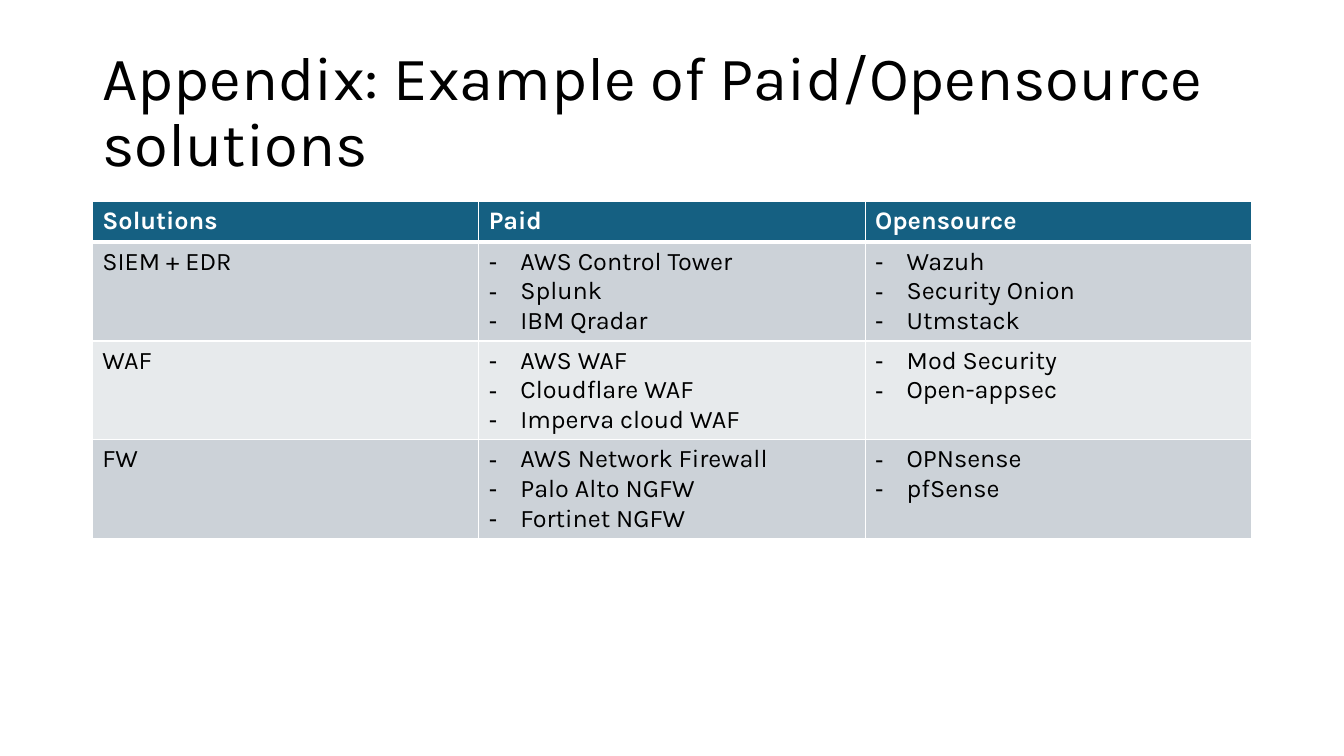
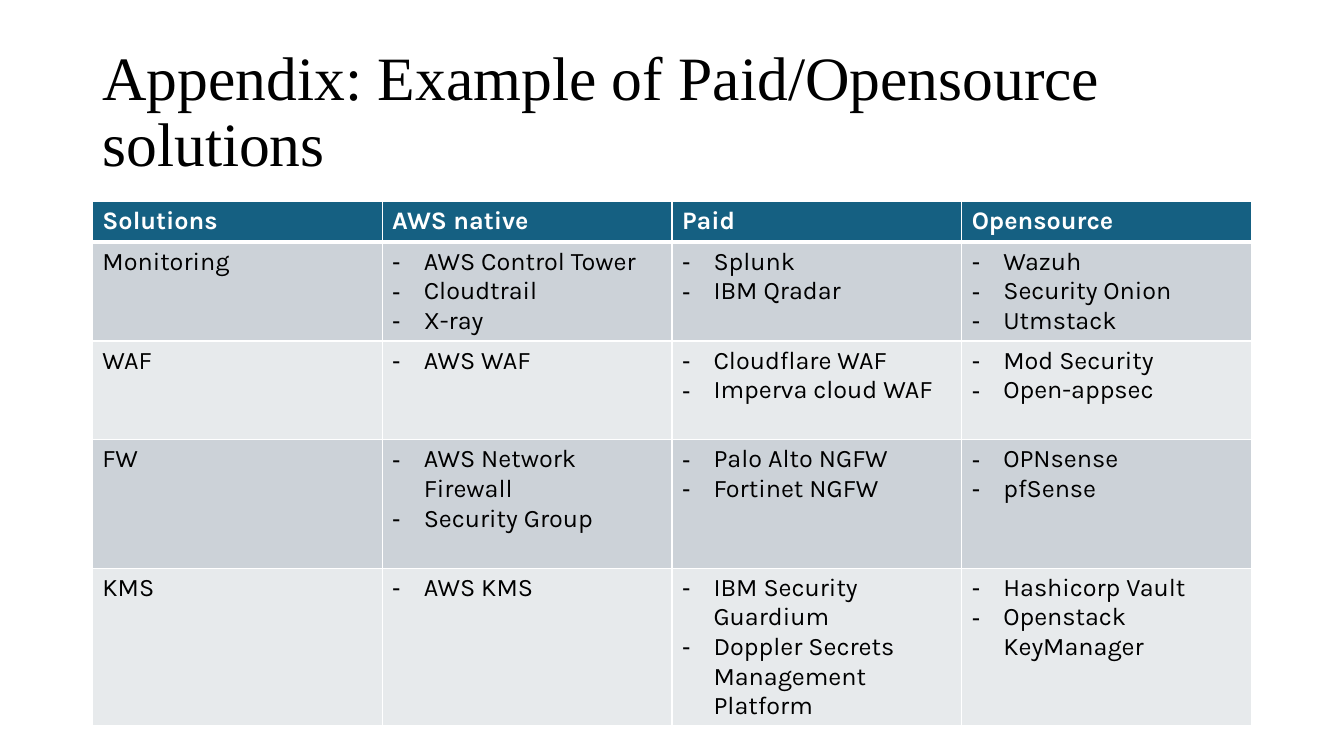
Before and after one commit to LeQA/VPBank-Hackathon, a slide deck: slide 18 of Cloud security challenge.pptm (slide 15 before the commit). Drawn at 1344x756 pixels with LibreOffice and Linux fonts; fonts in the diff are those of the drawing. Boxes give left, top, right and bottom in pixels: in the first picture for what was removed or moved away, otherwise in the second. Text is boxed around its words. In the diff, an @@ line names an element or a change of style, - is before the commit and + after.

```diff
--- a/Cloud security challenge.pptm
+++ b/Cloud security challenge.pptm
@@ title "Appendix: Example of Paid/Opensource solutions" at (x1=102, y1=56, x2=1100, y2=167): font Karla to Times New Roman @@
@@ table at (x1=93, y1=202, x2=1250, y2=719) @@
-Solutions | Paid | Opensource
-SIEM + EDR | AWS Control Tower / Splunk / IBM Qradar | Wazuh / Security Onion / Utmstack
-WAF | AWS WAF / Cloudflare WAF / Imperva cloud WAF | Mod Security / Open-appsec
-FW | AWS Network Firewall / Palo Alto NGFW / Fortinet NGFW | OPNsense / pfSense
+Solutions | AWS native | Paid | Opensource
+Monitoring | AWS Control Tower / Cloudtrail / X-ray | Splunk / IBM Qradar | Wazuh / Security Onion / Utmstack
+WAF | AWS WAF | Cloudflare WAF / Imperva cloud WAF | Mod Security / Open-appsec
+FW | AWS Network Firewall / Security Group | Palo Alto NGFW / Fortinet NGFW | OPNsense / pfSense
+KMS | AWS KMS | IBM Security Guardium / Doppler Secrets Management Platform | Hashicorp Vault / Openstack KeyManager
```
Also in this commit, not shown: 13 other slides changed, 4 slides added, 1 slide removed, 1 other file.
